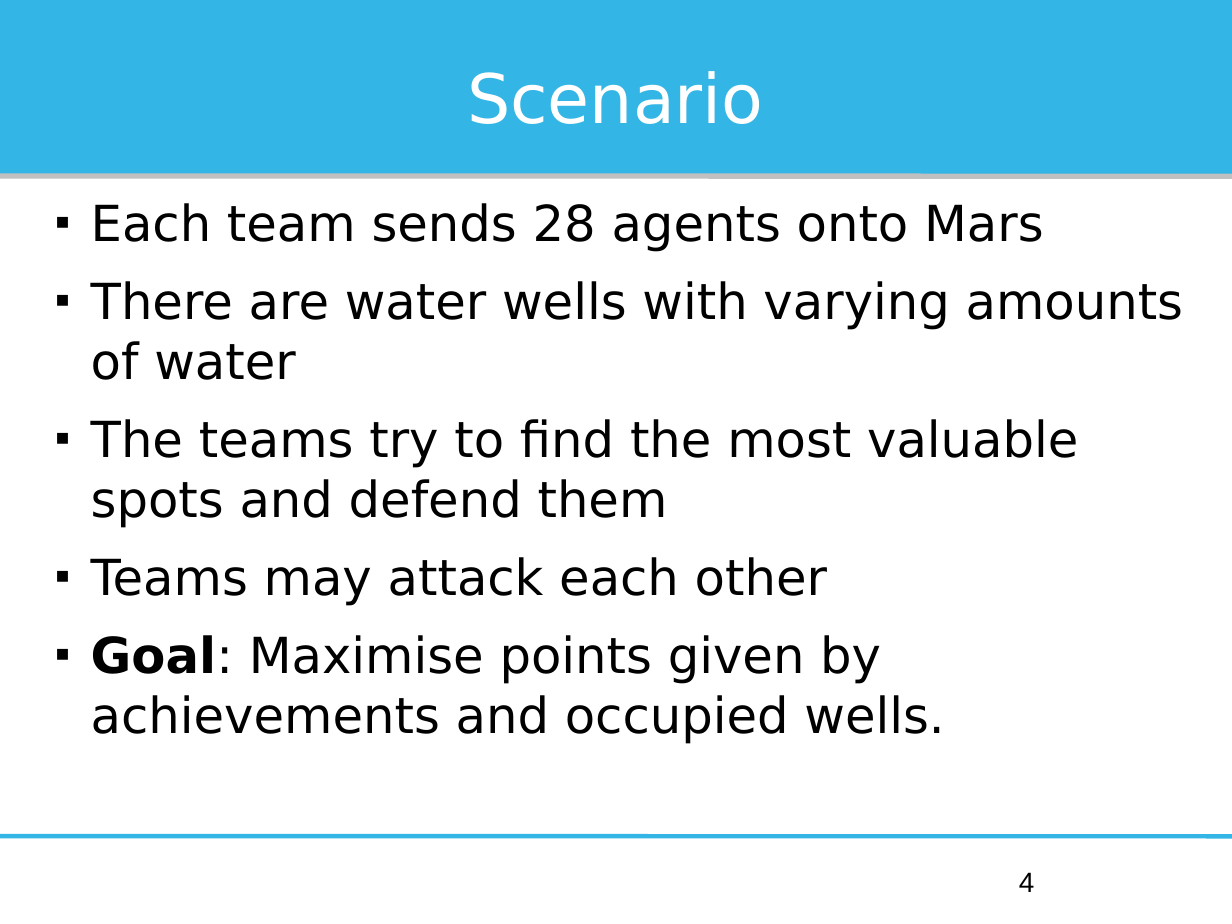
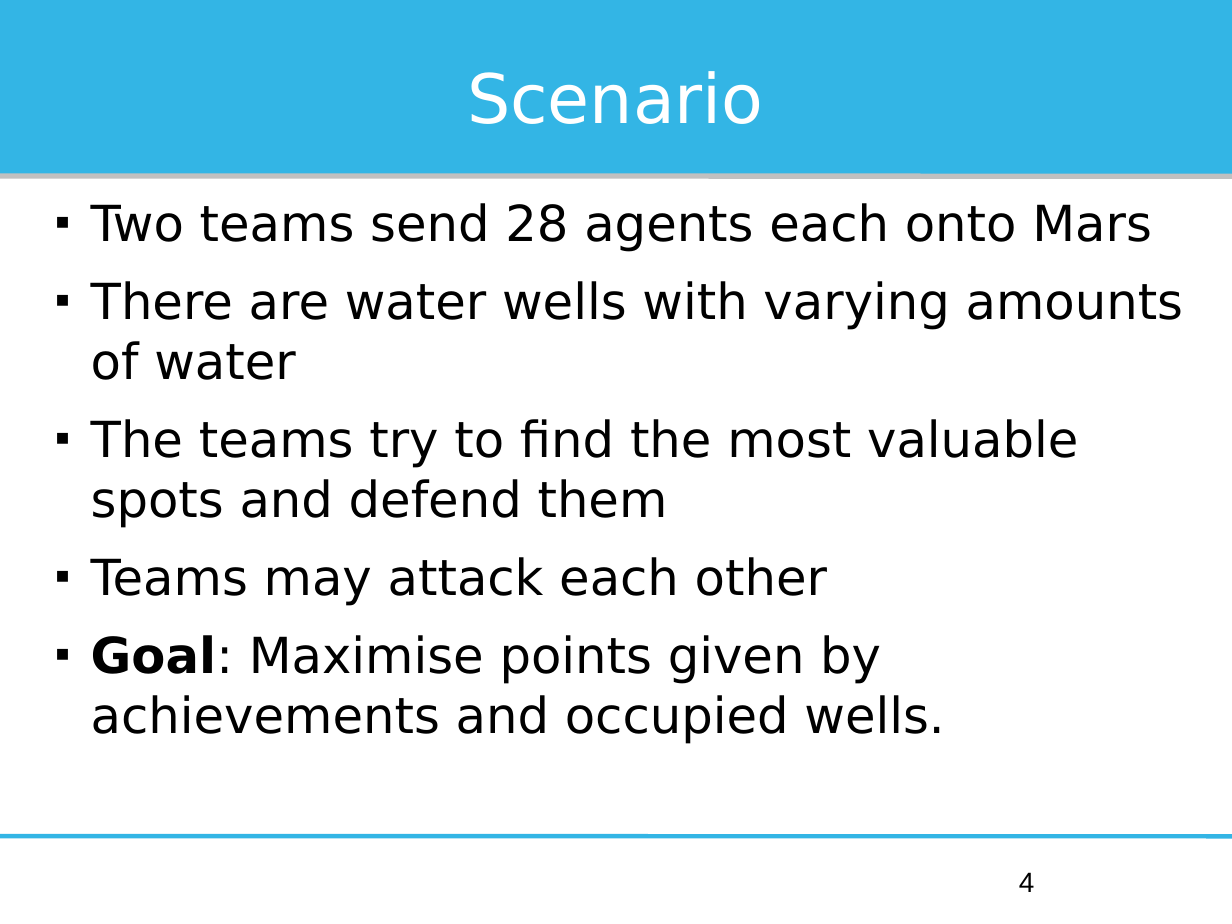
Before and after one commit to Institute-Web-Science-and-Technologies/mapc, a slide deck: slide 4 of Oberseminar/presentation.odp. Drawn at 1232x924 pixels with LibreOffice and Linux fonts; fonts in the diff are those of the drawing. Boxes give left, top, right and bottom in pixels: in the first picture for what was removed or moved away, otherwise in the second. Text is boxed around its words. In the diff, an @@ line names an element or a change of style, - is before the commit and + after.

```diff
--- a/Oberseminar/presentation.odp
+++ b/Oberseminar/presentation.odp
@@ text at box(91, 203, 1152, 252): text changed @@
-  ■ Each team sends 28 agents onto Mars
+  ■ Two teams send 28 agents each onto Mars
```
Also in this commit, not shown: 10 other slides changed, 4 slides added, 1 other file.
